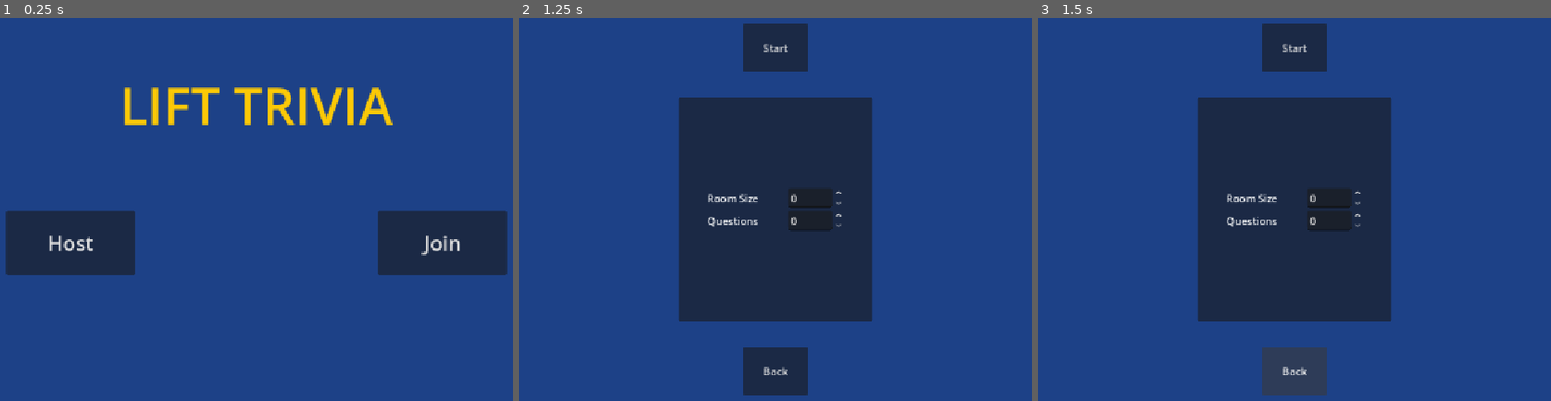
Above: before the commit, frames 1-3 (left to right).
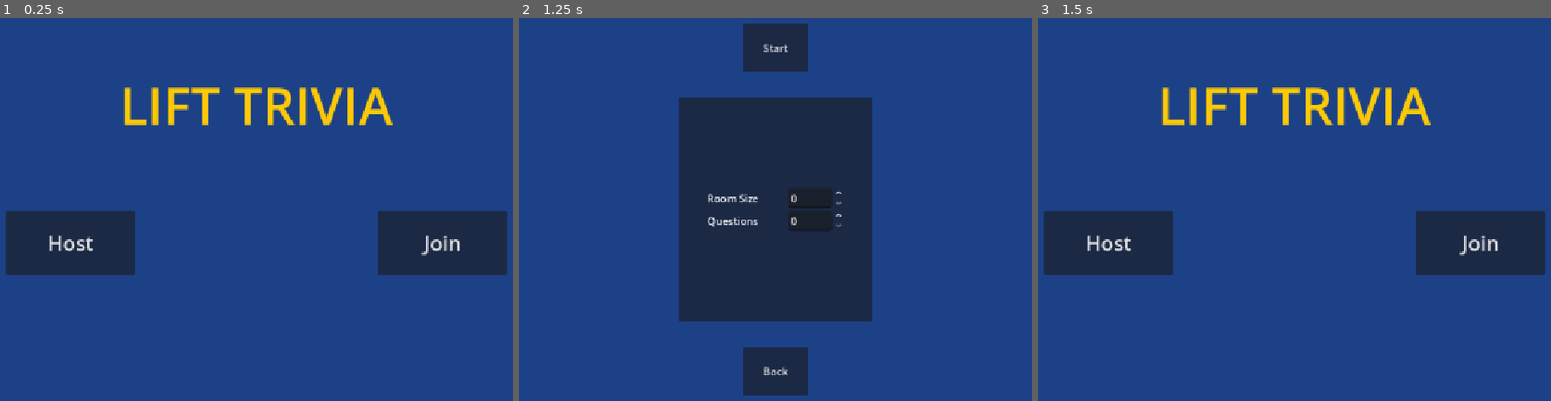
Above: after the commit, the same moments.

Repository: ttxit/lift-trivia
Game: Godot game, scene res://scenes/main.tscn
Two runs of this game, one before a commit and one after it. Both use one fixed random seed, a clock stepped at 60 frames per second and the inputs below.
Inputs:
- Up to frame 1 (0.25 s): no input
- Up to frame 2 (1.25 s): click "Host" at 0.5 s
- Up to frame 3 (1.5 s): click "Back" at 1.25 s

Frames 1-2 are identical in both runs. In frame 3, 35% of the frame differs, in the area x 1-99%, y 1-99%.

Commit message:
Connect room creation to main menu

Diff:
--- a/scenes/room_creation.tscn
+++ b/scenes/room_creation.tscn
@@ -1,4 +1,6 @@
 [gd_scene format=3 uid="uid://cokk88bruen0"]
+
+[ext_resource type="Script" uid="uid://34c7jk5ceo57" path="res://scripts/room_creation.gd" id="1_y6yt4"]
 
 [node name="Room Creation" type="Control" unique_id=1650507712]
 layout_mode = 3
@@ -7,6 +9,7 @@
 anchor_bottom = 1.0
 grow_horizontal = 2
 grow_vertical = 2
+script = ExtResource("1_y6yt4")
 
 [node name="Background" type="ColorRect" parent="." unique_id=1953024664]
 layout_mode = 1
@@ -84,3 +87,5 @@
 size_flags_vertical = 6
 tooltip_text = "Go back to Main Menu"
 text = "Back"
+
+[connection signal="pressed" from="VBoxContainer/Back" to="." method="_on_back_pressed"]
--- /dev/null
+++ b/scripts/room_creation.gd
@@ -0,0 +1,5 @@
+extends Control
+
+
+func _on_back_pressed() -> void:
+	SceneManager.change_view("res://scenes/main_menu.tscn")
Not shown, added: scripts/room_creation.gd.uid
